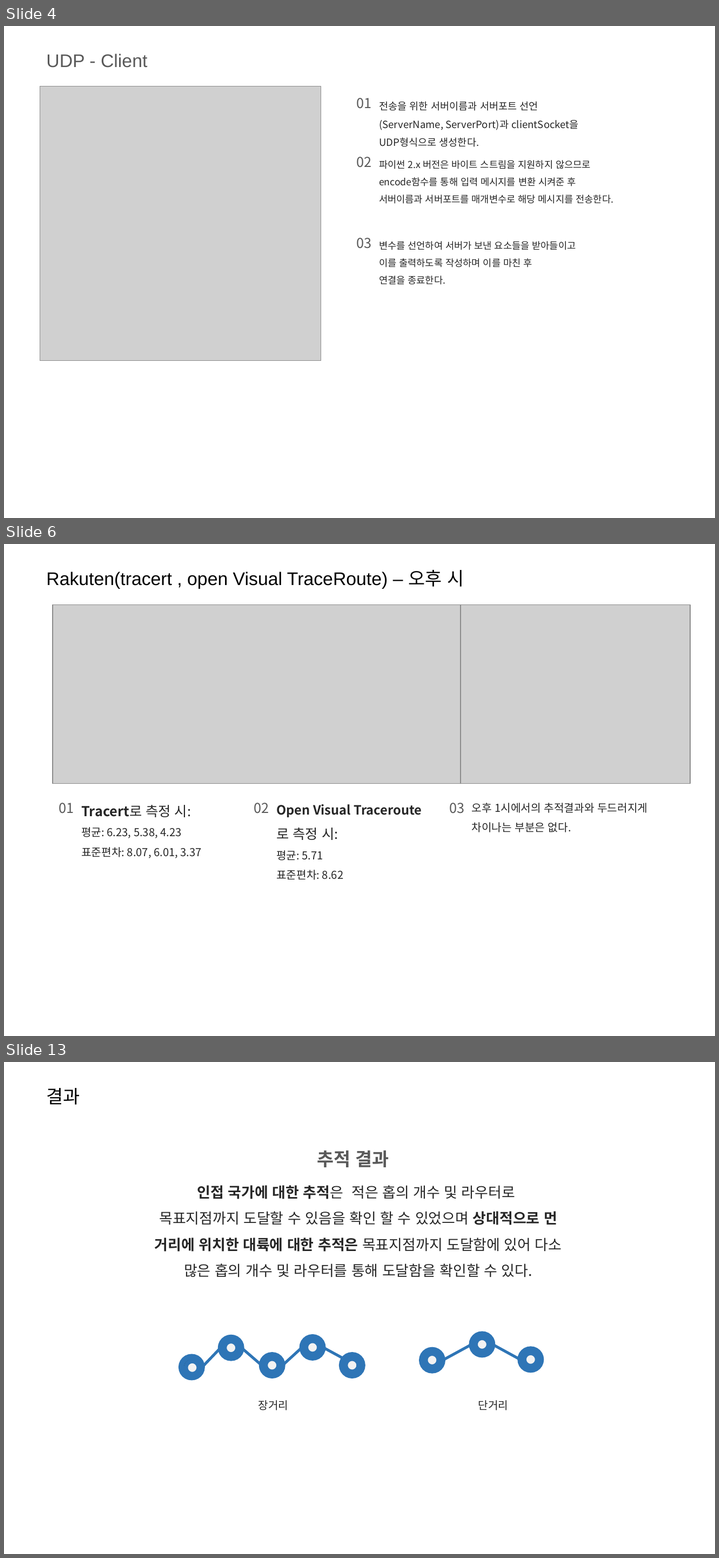
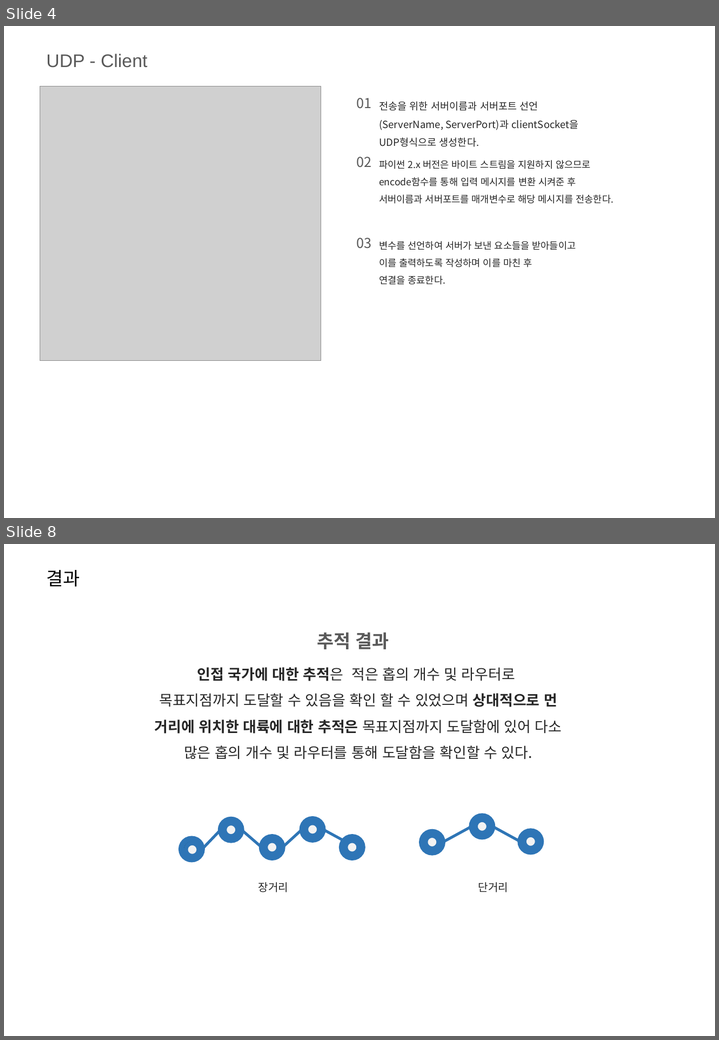
Before and after one commit to ingkoon/2020-s, a slide deck: ComputerNetwork/2-4/20151167 이인재 컴퓨터네트워크 2-4실습 과제(UDP, TCP).pptx. Shown one above the other, each under a label of ours: slides 4, 6 and 13 before the commit, slides 4 and 8 after it; the slides between them are not shown. The pictures are 719x1558 and 719x1040 pixels, drawn with LibreOffice and Linux fonts; fonts in the diff are those of the drawing; grey boxes stand for pictures; background and template pictures are left out. Boxes give left, top, right and bottom in pixels: in the first picture for what was removed or moved away, otherwise in the second. Text is boxed around its words. In the diff, an @@ line names an element or a change of style, - is before the commit and + after.

```diff
--- a/ComputerNetwork/2-4/20151167 이인재 컴퓨터네트워크 2-4실습 과제(UDP, TCP).pptx
+++ b/ComputerNetwork/2-4/20151167 이인재 컴퓨터네트워크 2-4실습 과제(UDP, TCP).pptx
@@ slide 6 removed at bbox=[4, 544, 715, 1036], background picture (left out) @@
@@ text removed at bbox=[46, 570, 464, 589] @@
-Rakuten(tracert , open Visual TraceRoute) – 오후 시
@@ picture removed at bbox=[53, 605, 461, 784] @@
@@ picture removed at bbox=[461, 605, 690, 784] @@
@@ text removed at bbox=[446, 680, 461, 698] @@
-01
@@ text removed at bbox=[446, 759, 461, 777] @@
-03
@@ text removed at bbox=[59, 803, 74, 813] @@
-01
@@ text removed at bbox=[254, 803, 269, 813] @@
-02
@@ text removed at bbox=[449, 803, 464, 813] @@
-03
@@ text removed at bbox=[471, 803, 647, 832] @@
-오후 1시에서의 추적결과와 두드러지게 차이나는 부분은 없다.
@@ text removed at bbox=[81, 805, 202, 858] @@
-Tracert로 측정 시:
-평균: 6.23, 5.38, 4.23
-표준편차: 8.07, 6.01, 3.37
@@ text removed at bbox=[276, 804, 351, 880] @@
-Open Visual Traceroute로 측정 시:
-평균: 5.71
-표준편차: 8.62
@@ what was slide 13 is now slide 8 @@
```
Also in this commit, not shown: 1 slide changed, 2 slides added, 6 other slides removed, 2 other files.
